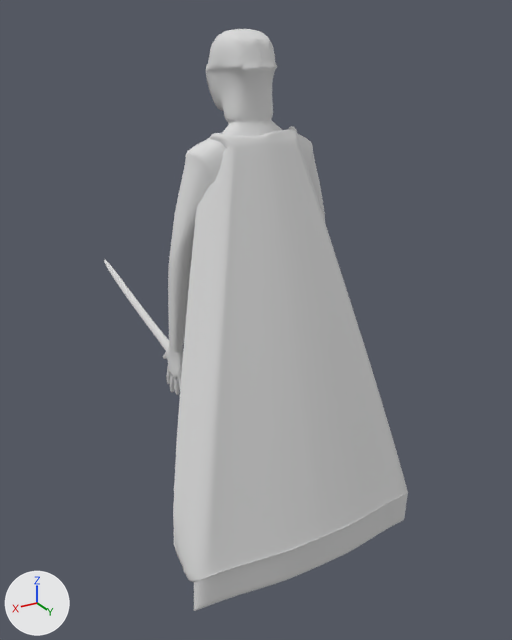
Before and after pictures for a commit that changed the Blender file RTS Dev Project/Assets/Models/Characters/babilons/babylonians_soldier.blend.
Before and after are seen from a 50 mm lens placed at (3.45, 5.96, 5.78), pointed at (-0.2, -0.11, 2.74). Lighting does not change. The marker at lower left points along +X, +Y and +Z.

Names of what the first picture shows: 'human'.
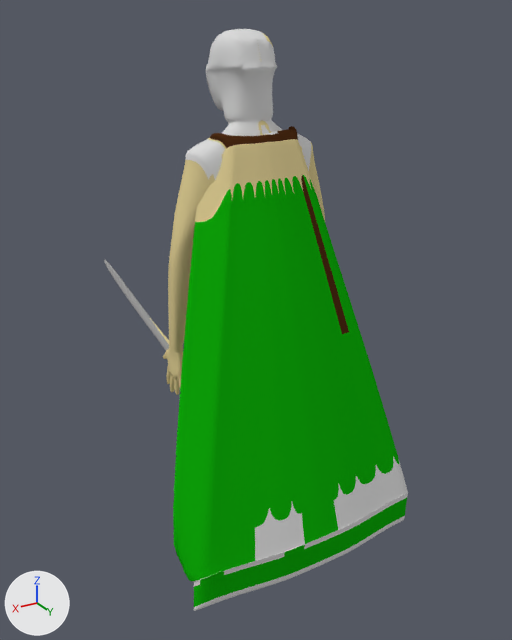
Pixel boxes [x1, y1, x2, y2] of what changed, in the pictures (512 x 640 px):
part 1 of me_human, recoloured (grey to brown)
    both: [210, 126, 298, 148]
part 2 of me_human, recoloured (grey to brown)
    both: [301, 175, 349, 334]
part 3 of me_human, recoloured (grey to green)
    both: [173, 175, 407, 607]
part 4 of me_human, recoloured (grey to beige)
    both: [150, 33, 325, 395]
part 5 of me_human, recoloured (white to grey)
    both: [104, 260, 148, 317]
part 6 of me_human, recoloured (white to grey)
    both: [141, 314, 169, 350]

The edits, one by one:
Material 'Material.005' (mat_material_005) is new.
Its base color is (0.00518, 0.423, 0.00335) (green #10ae0b).
Material 'Material.007' (mat_material_007) is new.
Its base color is (0.738, 0.617, 0.296) (beige #dfce94).
Material 'Material.008' (mat_material_008) is new.
Its base color is (0.326, 0.326, 0.326) (grey #9b9b9b).
Material 'Material.003' (mat_material_003) is new.
Its base color is (0.8, 0.0, 0.00588) (red #e70012).
Material 'Material.001' (mat_material_001) is new.
Its base color is (0.0732, 0.0246, 0.00718) (brown #4c2b14).
me_human has 2309 vertices, 2316 faces, 4 loose edges and spans x -3.6..4.4, y -6.5..4.5, z -8.1..8.4.
me_human is used by ob_human; location (0.0, 0.0, 2.8); scale (0.344, 0.344, 0.344).
me_human part 1: 34 of the faces centred in x -1.3..1.3, y 0.5..1.2, z 5.6..5.8 switch from mat_material_004 (light grey #dbdbdb) to mat_material_001 (brown #4c2b14).
me_human part 2: 1 of the faces centred in x -1.3, y 2.0, z 2.9 switch from mat_material_004 (light grey #dbdbdb) to mat_material_001 (brown #4c2b14).
me_human part 3: 101 of the faces centred in x -3.6..4.0, y 1.9..4.5, z -6.5..2.9 switch from mat_material_004 (light grey #dbdbdb) to mat_material_005 (green #10ae0b).
me_human part 4: 1618 of the faces centred in x -2.5..2.5, y -1.3..1.4, z -7.9..8.1 switch from mat_material_004 (light grey #dbdbdb) to mat_material_007 (beige #dfce94).
me_human part 5: all 12 faces centred in x 2.1..2.2, y -6.4..-4.3, z -0.1..0.6 switch from mat_material_004 (light grey #dbdbdb) to mat_material_008 (grey #9b9b9b).
me_human part 6: all 4 faces centred in x 2.0..2.2, y -1.6..-1.4, z -0.8..-0.6 switch from mat_material_004 (light grey #dbdbdb) to mat_material_008 (grey #9b9b9b).
me_human now uses material mat_material_003 (red #e70012).
